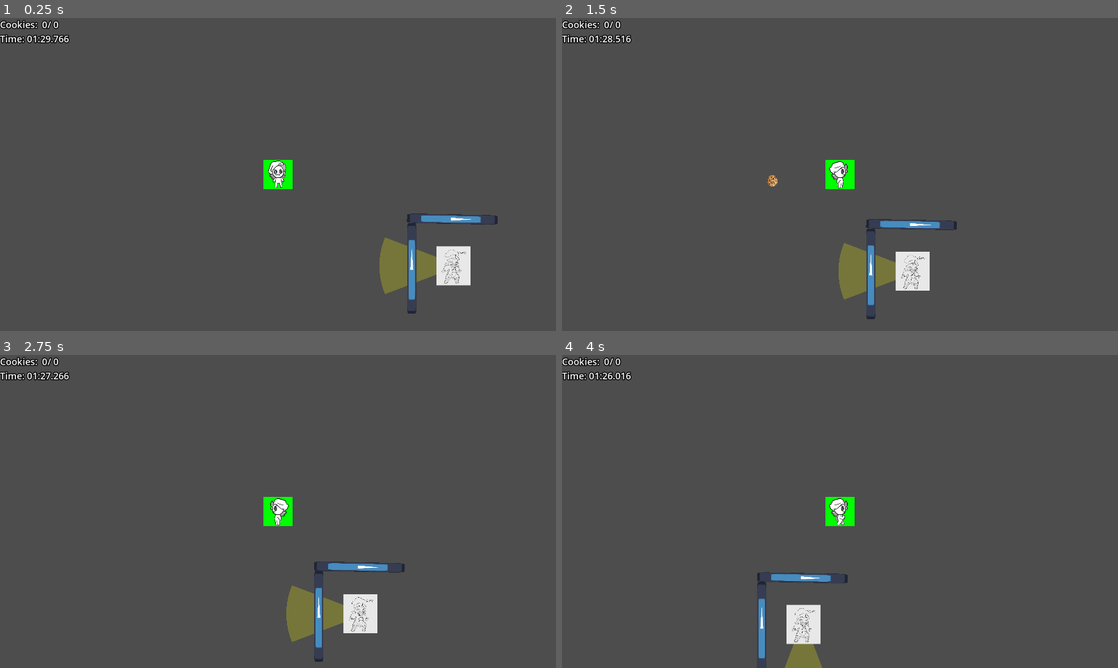
Above: before the commit, frames 1-4 (two rows, left to right).
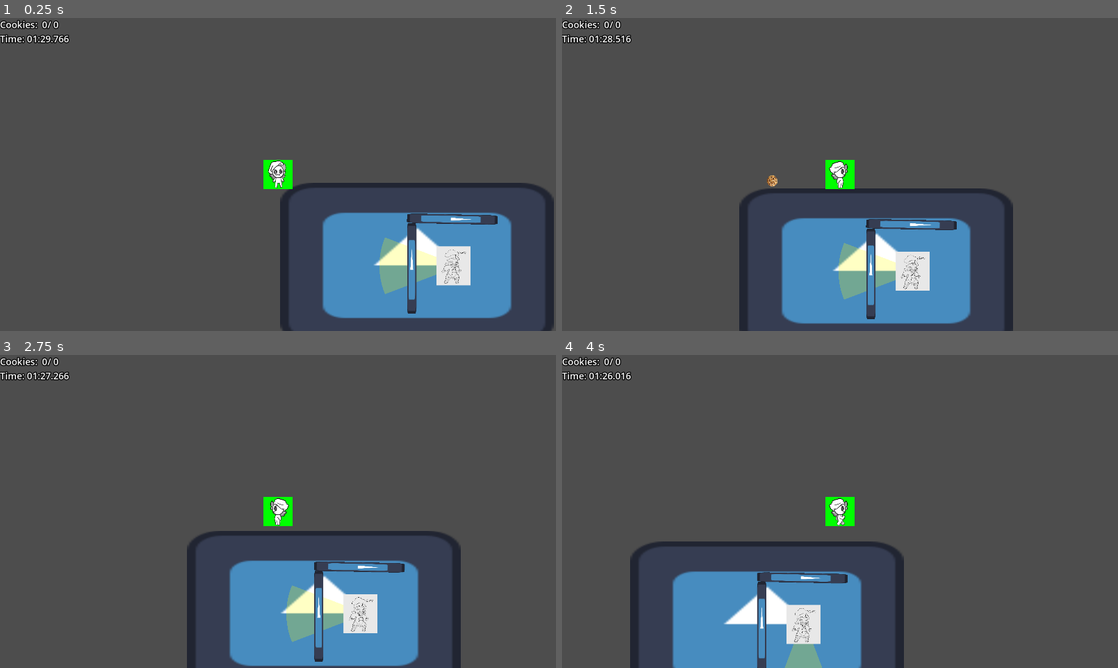
Above: after the commit, the same moments.

Repository: Fan-Dev1/BrackeysGameJam
Game: Godot game, scene res://levels/guard_movement_test_level.tscn
The game is run twice, just before and just after one commit, with the same random seed, the same clock (stepped at 60 frames per second) and the same inputs. This scene is started directly instead of the project's main scene. The engine's default icon, where the game draws it, is replaced by a stand-in: a white triangle on a blue panel in a dark square.
Inputs (mouse positions are in pixels of both pictures, inside the frame that each line leads up to):
- Up to frame 1 (0.25 s): no input
- Up to frame 2 (1.5 s): move the mouse to (962, 158) at 0.52 s; press the mouse at (962, 158) at 0.53 s; hold D (move_right) from 0.53 s (still down); tap W (move_up) at 0.77 s; move the mouse to (728, 190) at 1.27 s; release the mouse at (728, 190) at 1.28 s; tap Space (interact) at 1.35 s
- Up to frame 3 (2.75 s): tap W (move_up) at 1.52 s; move the mouse to (333, 442) at 2.02 s; release D (move_right) at 2.03 s; press the mouse at (333, 442) at 2.03 s; hold A (move_left) from 2.03 s (still down)
- Up to frame 4 (4 s): move the mouse to (812, 574) at 2.77 s; release A (move_left) at 2.78 s; release the mouse at (812, 574) at 2.78 s; hold D (move_right) from 2.78 s (still down); tap Space (interact) at 2.85 s; tap W (move_up) at 3.02, 3.77 s; move the mouse to (1006, 558) at 3.52 s; press the mouse at (1006, 558) at 3.53 s

The runs differ from the first frame. In frame 1, 12% of the frame differs, in the area x 50-100%, y 52-100%; in frame 2, 12%; in frame 3, 12%; in frame 4, 11%.

Commit message:
Guards now cant detect through walls

Diff:
--- a/core/security_guard/SecurityGuard.tscn
+++ b/core/security_guard/SecurityGuard.tscn
@@ -23,13 +23,16 @@
 [sub_resource type="CircleShape2D" id="CircleShape2D_p37y6"]
 radius = 25.02
 
+[sub_resource type="CircleShape2D" id="CircleShape2D_e2b7p"]
+radius = 68.0074
+
 [node name="SecurityGuard" type="CharacterBody2D"]
+collision_layer = 8
 floor_stop_on_slope = false
 floor_max_angle = 3.14159
 script = ExtResource("1_p6iyn")
 rotaton_speed = 1.0
 move_speed = 300.0
-guard_position_index = 1
 guard_positions = Array[ExtResource("2_ptygn")]([SubResource("Resource_ptygn"), SubResource("Resource_p37y6")])
 
 [node name="positionTimer" type="Timer" parent="."]
@@ -41,7 +44,7 @@
 one_shot = true
 
 [node name="GuardArea2D" type="Area2D" parent="."]
-rotation = 3.14159
+rotation = 1.5708
 collision_layer = 0
 collision_mask = 2
 
@@ -69,6 +72,17 @@
 wait_time = 0.25
 autostart = true
 
+[node name="CaughtArea" type="Area2D" parent="."]
+
+[node name="CollisionShape2D" type="CollisionShape2D" parent="CaughtArea"]
+shape = SubResource("CircleShape2D_e2b7p")
+disabled = true
+
+[node name="WallRayCast2D" type="RayCast2D" parent="."]
+enabled = false
+collision_mask = 7
+
 [connection signal="timeout" from="positionTimer" to="." method="_on_position_timer_timeout"]
 [connection signal="timeout" from="trackingTimer" to="." method="_on_tracking_timer_timeout"]
 [connection signal="timeout" from="updateNav" to="." method="_on_update_nav_timeout"]
+[connection signal="body_entered" from="CaughtArea" to="." method="_on_caught_area_body_entered"]
--- a/core/security_guard/security_guard.gd
+++ b/core/security_guard/security_guard.gd
@@ -3,6 +3,9 @@
 extends CharacterBody2D
 
 enum GuardState { NORMAL, TRACKING, DISTRACTED ,RETURN, OFF }
+@onready var caught_area: Area2D = $CaughtArea
+
+@onready var wall_ray_cast_2d: RayCast2D = $WallRayCast2D
 
 @export var radius := 256.0
 
@@ -57,7 +60,7 @@
 			GuardState.DISTRACTED : _distracted_process(delta)
 			#GuardState.MOVING: _moving_process(delta)
 			GuardState.OFF: pass
-	print(position)
+
 
 
 func _normal_process(delta: float) -> void:
@@ -107,7 +110,7 @@
 
 func _distracted_process(delta):
 	var cookie = get_tree().get_first_node_in_group("cookie_projectile")
-
+	_scan_for_player()
 	if is_instance_valid(cookie):
 		var angle_to_target := self.global_position.angle_to_point(cookie.global_position)
 		rotate_camera_toward(angle_to_target, delta)
@@ -142,9 +145,10 @@
 	for body: Node2D in guard_area_2d.get_overlapping_bodies():
 		# alert about spotted player and track him
 		if body is Player:
-			detected = "player"
-			Global.player_spotted.emit(body.global_position)
-			state = GuardState.TRACKING
+			if _scan_walls(body):
+				detected = "player"
+				Global.player_spotted.emit(body.global_position)
+				state = GuardState.TRACKING
 		elif body is CookieProjectile: #elif so if both cookie and player, follow player
 			state = GuardState.DISTRACTED
 
@@ -185,7 +189,15 @@
 	velocity = velocity.move_toward(to, move_speed * delta)
 
 
-
+func _scan_walls(body : Node2D) -> bool:
+
+	wall_ray_cast_2d.target_position = body.global_position - wall_ray_cast_2d.global_position
+	wall_ray_cast_2d.force_raycast_update()
+	if wall_ray_cast_2d.is_colliding() and wall_ray_cast_2d.get_collider() == body:
+		print("its true")
+		return true
+	else:
+		return false
 func _draw() -> void:
 	if Engine.is_editor_hint():
 		# draw_line for left and right limit
@@ -202,5 +214,14 @@
 		draw_line(Vector2.ZERO, player_position, Color.WHEAT, 4.0)
 
 
+
+
 func _on_update_nav_timeout() -> void:
-	navigation_agent_2d.target_position = target.global_position
+	navigation_agent_2d.target_position = target.global_position #if you get sent to this line,
+	#the player isnt in the scene, i had to preload it because im stupid and too lazy to fix, if you NEED
+	#it fixed ill do it, but usually the player exists
+
+
+func _on_caught_area_body_entered(body: Node2D) -> void:
+	if body.is_in_group("player"):
+		_scan_walls(body)
--- a/levels/guard_movement_test_level.tscn
+++ b/levels/guard_movement_test_level.tscn
@@ -51,9 +51,15 @@
 [node name="GuardMovementTestLevel" type="Node2D"]
 script = ExtResource("1_6f7pe")
 
+[node name="Sprite2D" type="Sprite2D" parent="."]
+position = Vector2(480, 305)
+scale = Vector2(7.38281, 4.32031)
+texture = ExtResource("7_opkbm")
+
 [node name="SecurityGuard" parent="." instance=ExtResource("2_0se1k")]
 position = Vector2(606, 315)
 rotaton_speed = 3.0
+guard_position_index = 1
 guard_positions = Array[ExtResource("3_myjux")]([SubResource("Resource_5umpd"), SubResource("Resource_1jpcd")])
 
 [node name="LevelTimer" type="Timer" parent="."]
Not shown: 1 places in core/security_guard/SecurityGuard.tscn that only renumber resources
